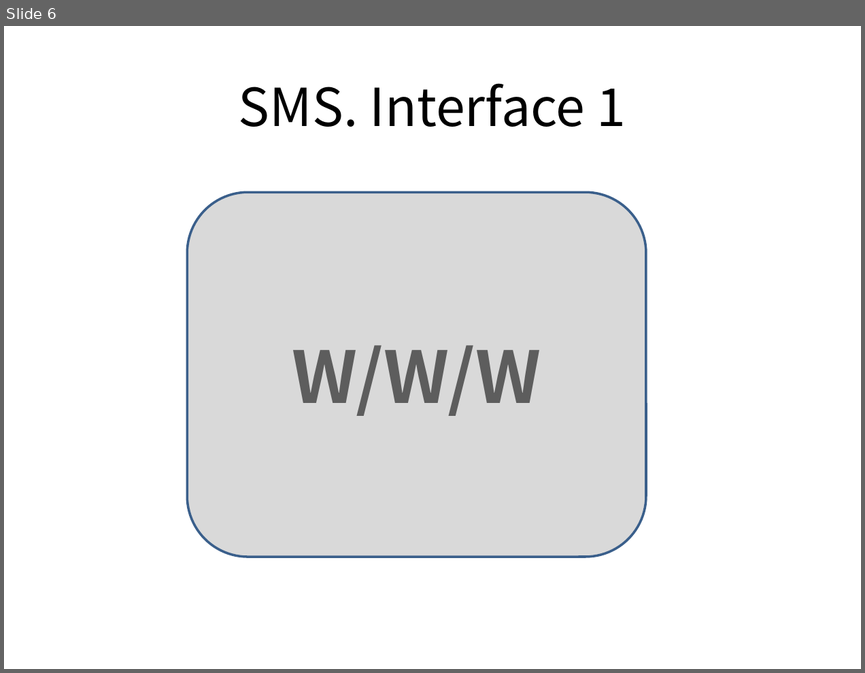
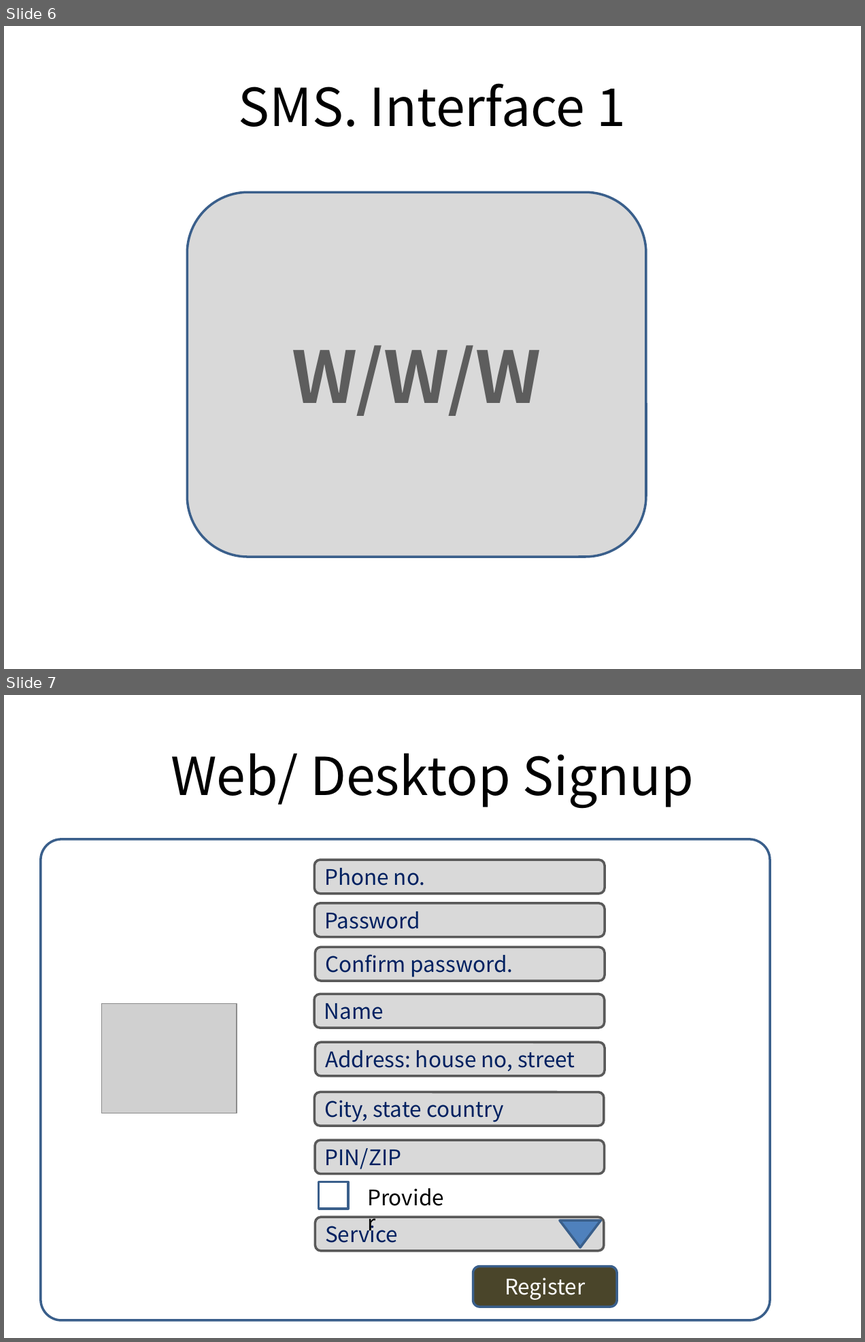
Before and after one commit to Krist-m/www, a slide deck: doc/www-screens.pptx. Shown one above the other, each under a label of ours: slide 6 before the commit, slides 6 and 7 after it. The pictures are 865x673 and 865x1342 pixels, drawn with LibreOffice and Linux fonts; fonts in the diff are those of the drawing; grey boxes stand for pictures. Boxes give left, top, right and bottom in pixels: in the first picture for what was removed or moved away, otherwise in the second. Text is boxed around its words. In the diff, an @@ line names an element or a change of style, - is before the commit and + after.

```diff
--- a/doc/www-screens.pptx
+++ b/doc/www-screens.pptx
@@ slide 7 added at [4,695,861,1338], background #FFFFFF @@
@@ title added at [171,753,694,808], 44 pt, text #000000 @@
+Web/ Desktop Signup
@@ rounded rectangle added at [41,839,770,1320], fill #FFFFFF, outline #3A5F8C 2 pt @@
@@ rounded rectangle added at [314,860,604,893], fill #D9D9D9, outline #595959 2 pt, 18 pt, text #002060 @@
+Phone no.
@@ rounded rectangle added at [314,903,604,936], fill #D9D9D9, outline #595959 2 pt, 18 pt, text #002060 @@
+Password
@@ rounded rectangle added at [315,947,604,981], fill #D9D9D9, outline #595959 2 pt, 18 pt, text #002060 @@
+Confirm password.
@@ rounded rectangle added at [314,994,604,1028], fill #D9D9D9, outline #595959 2 pt, 18 pt, text #002060 @@
+Name
@@ picture added at [102,1004,236,1113] @@
@@ rounded rectangle added at [315,1042,604,1075], fill #D9D9D9, outline #595959 2 pt, 18 pt, text #002060 @@
+Address: house no, street
@@ rounded rectangle added at [314,1091,604,1125], fill #D9D9D9, outline #595959 2 pt, 18 pt, text #002060 @@
+City, state country
@@ rounded rectangle added at [315,1140,604,1173], fill #D9D9D9, outline #595959 2 pt, 18 pt, text #002060 @@
+PIN/ZIP
@@ rectangle added at [318,1182,349,1208], fill #FFFFFF, outline #3A5F8C 2 pt @@
@@ text added at [359,1179,456,1213], 18 pt, text #000000 @@
+Provider
@@ rounded rectangle added at [315,1217,604,1250], fill #D9D9D9, outline #595959 2 pt, 18 pt, text #002060 @@
+Service
@@ triangle added at [559,1220,600,1246], fill #4F81BD, outline #3A5F8C 2 pt @@
@@ rounded rectangle added at [473,1266,617,1306], fill #4A452A, outline #3A5F8C 2 pt, 18 pt, text #FFFFFF @@
+Register
```
Also in this commit, not shown: 4 slides changed, 1 other slide added.
